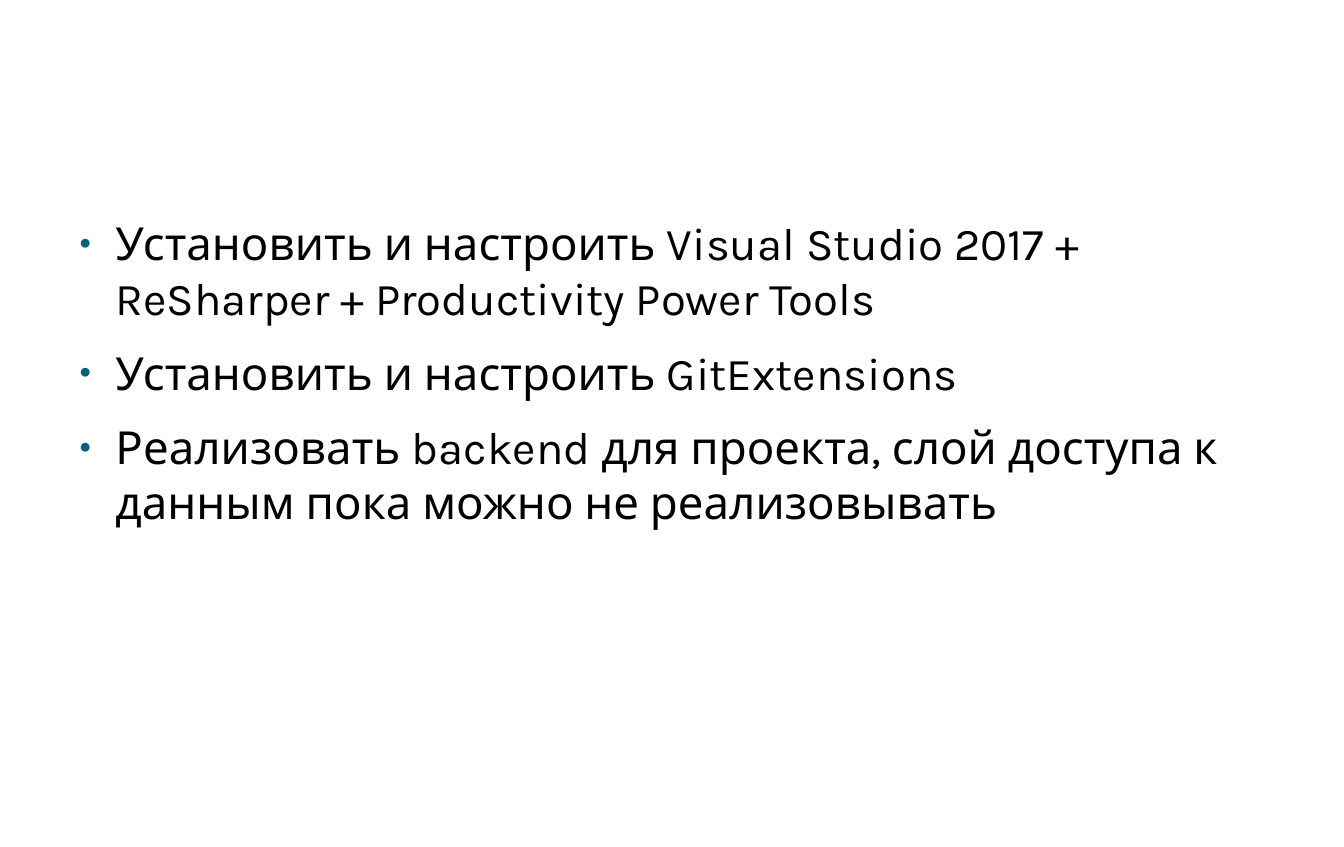
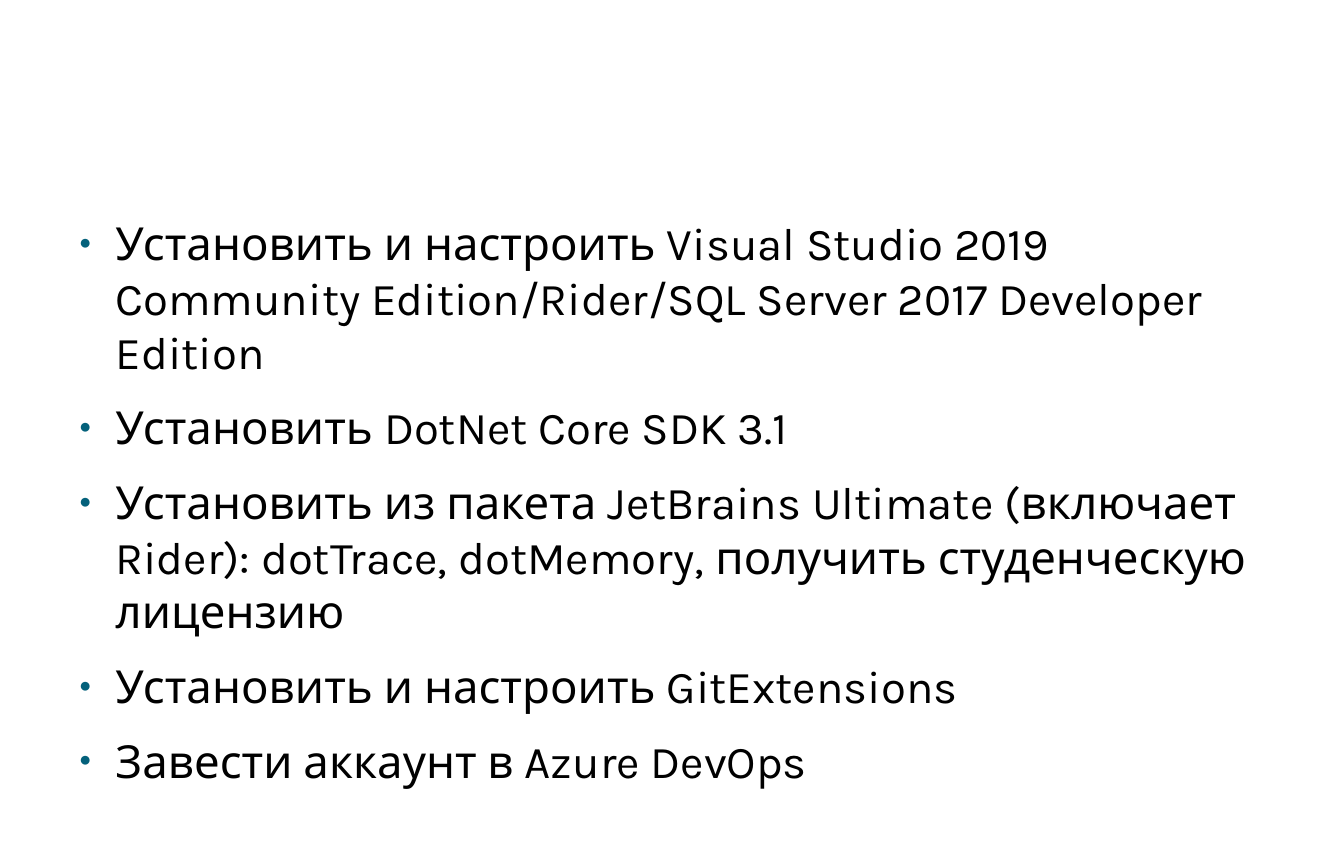
Before and after one commit to klimenkoAnna/DeveloperInstrumentalTools, a slide deck: slide 8 of docs/ETU DIT #1.pptx. Drawn at 1344x847 pixels with LibreOffice and Linux fonts; fonts in the diff are those of the drawing; background and template pictures are left out. Boxes give left, top, right and bottom in pixels: in the first picture for what was removed or moved away, otherwise in the second. Text is boxed around its words. In the diff, an @@ line names an element or a change of style, - is before the commit and + after.

```diff
--- a/docs/ETU DIT #1.pptx
+++ b/docs/ETU DIT #1.pptx
@@ text at bbox=[115, 227, 1246, 637]: text changed @@
-● Установить и настроить Visual Studio 2017 + ReSharper + Productivity Power Tools
+● Установить и настроить Visual Studio 2019 Community Edition/Rider/SQL Server 2017 Developer Edition
+● Установить DotNet Core SDK 3.1
+● Установить из пакета JetBrains Ultimate (включает Rider): dotTrace, dotMemory, получить студенческую лицензию
@@ text at bbox=[115, 745, 807, 789]: text changed @@
-● Реализовать backend для проекта, слой доступа к данным пока можно не реализовывать
+● Завести аккаунт в Azure DevOps
```
Also in this commit, not shown: 5 other slides changed, 2 slides added, 2 slides removed.
